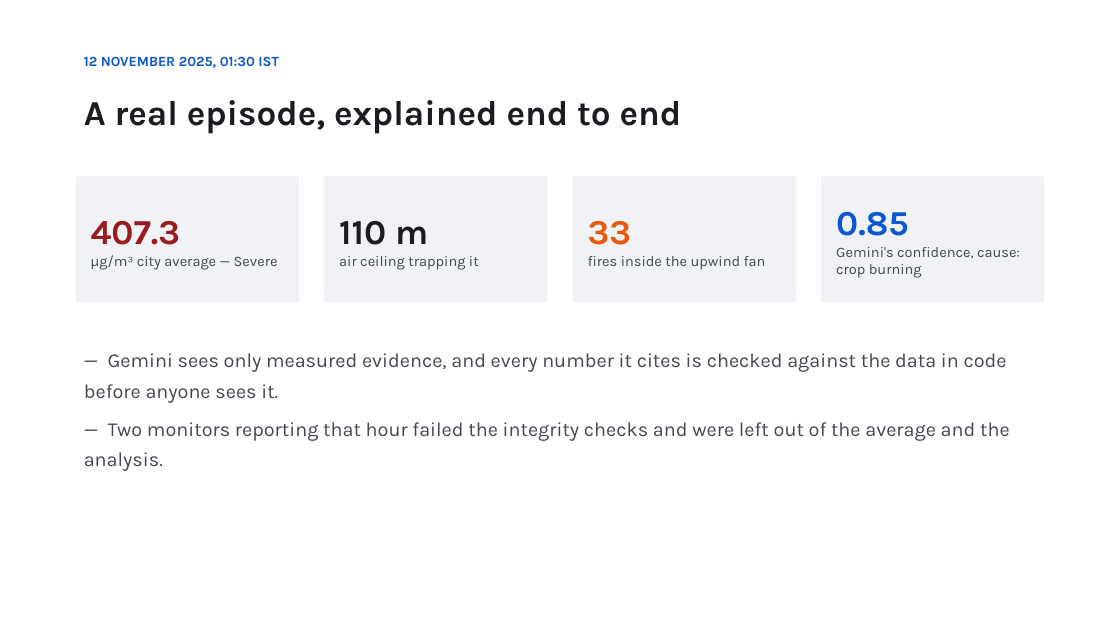
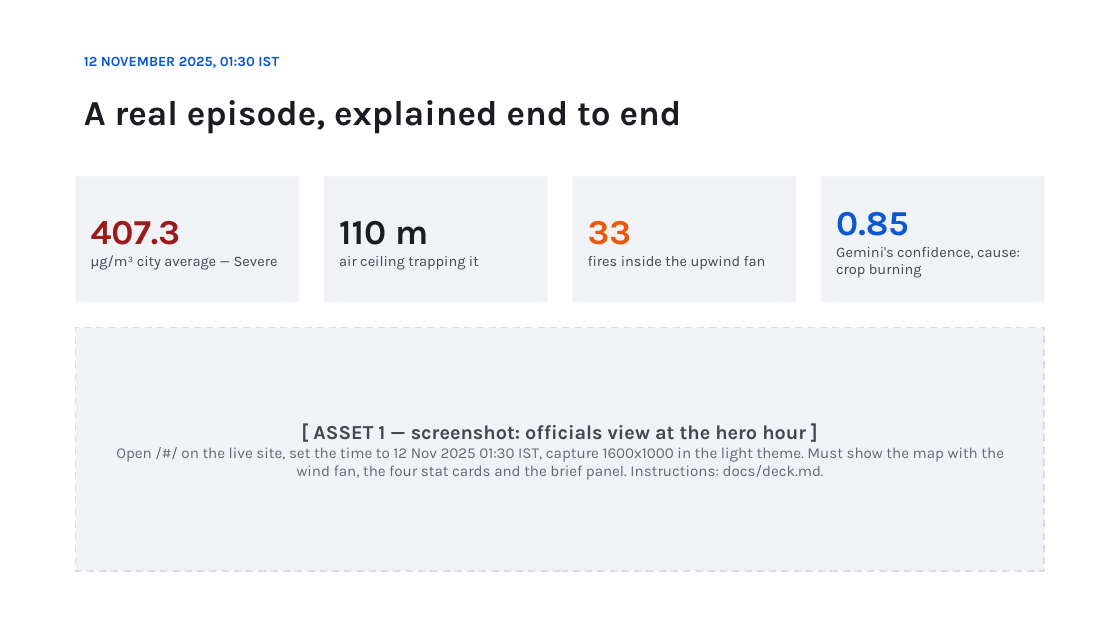
Before and after one commit to DevVaradPatil/vayusetu, a slide deck: slide 4 of docs/VayuSetu.pptx. Drawn at 1120x630 pixels with LibreOffice and Linux fonts; fonts in the diff are those of the drawing. Boxes give left, top, right and bottom in pixels: in the first picture for what was removed or moved away, otherwise in the second. Text is boxed around its words. In the diff, an @@ line names an element or a change of style, - is before the commit and + after.

```diff
--- a/docs/VayuSetu.pptx
+++ b/docs/VayuSetu.pptx
@@ rectangle "[ ASSET 1 — screenshot: ...": place and size @@
-rectangle "[ ASSET 1 — screenshot: ..." at (84, 353, 1010, 471)
+rectangle "[ ASSET 1 — screenshot: ..." at (76, 328, 1044, 571)
@@ rectangle "[ ASSET 1 — screenshot: ..." at (76, 328, 1044, 571): vertical alignment top to middle; fill none to #F0F2F6; outline none to #DADDE4 1.5 pt dashed @@
@@ text in rectangle at (116, 425, 1004, 480): text changed; size 17 to 13 pt; text colour #434750 to #626772 @@
-— Gemini sees only measured evidence, and every number it cites is checked against the data in code before anyone sees it.
-— Two monitors reporting that hour failed the integrity checks and were left out of the average and the analysis.
+[ ASSET 1 — screenshot: officials view at the hero hour ]
+Open /#/ on the live site, set the time to 12 Nov 2025 01:30 IST, capture 1600x1000 in the light theme. Must show the map with the wind fan, the four stat cards and the brief panel. Instructions: docs/deck.md.
```
Also in this commit, not shown: 2 other slides changed, 4 other files.
